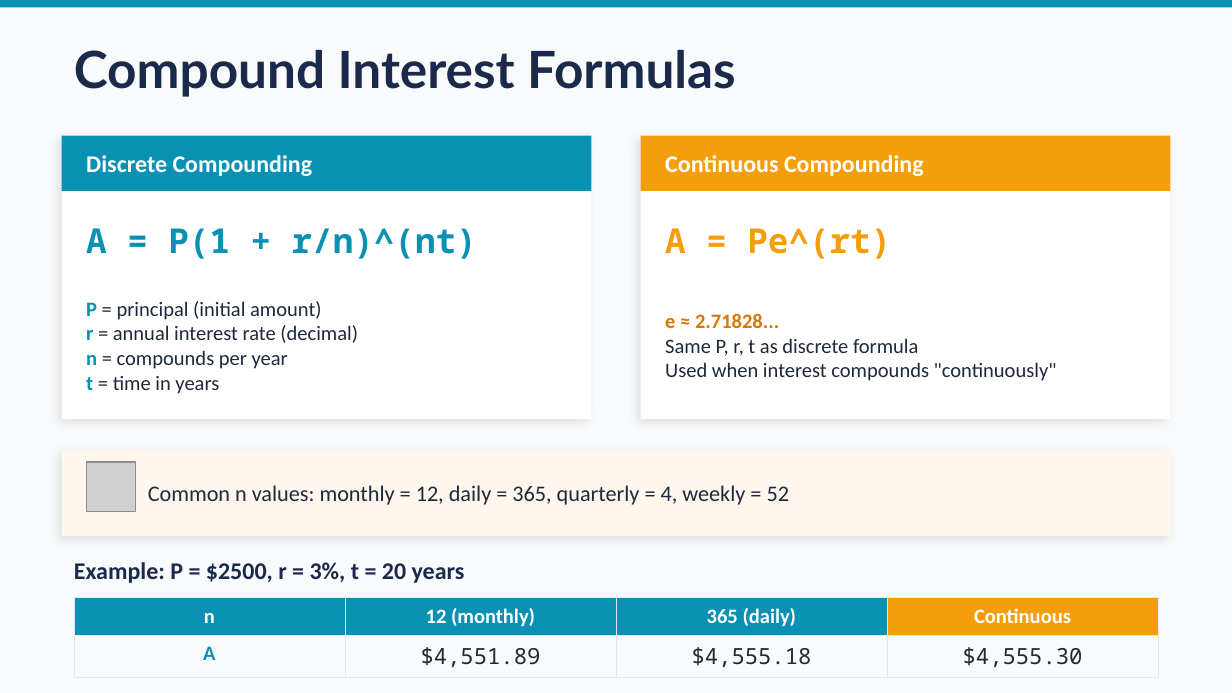
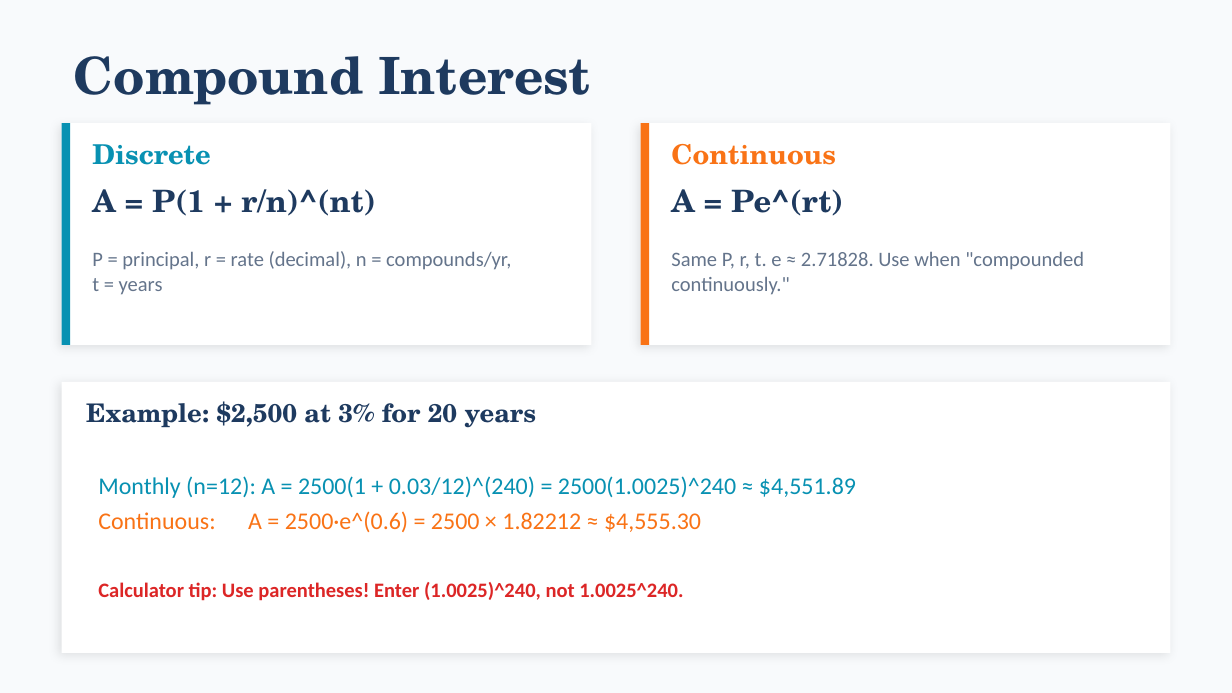
Before and after one commit to andrewhvolk/andrewhvolk.github.io, a slide deck: slide 3 of slides/Math130Unit2E.pptx. Drawn at 1232x693 pixels with LibreOffice and Linux fonts; fonts in the diff are those of the drawing; grey boxes stand for pictures. Boxes give left, top, right and bottom in pixels: in the first picture for what was removed or moved away, otherwise in the second. Text is boxed around its words. In the diff, an @@ line names an element or a change of style, - is before the commit and + after.

```diff
--- a/slides/Math130Unit2E.pptx
+++ b/slides/Math130Unit2E.pptx
@@ rectangle removed at [0, 0, 1232, 7] @@
@@ text at [74, 56, 591, 105]: text changed; font Lato to TeX Gyre Schola; text colour #1B2A4A to #1E3A5F @@
-Compound Interest Formulas
+Compound Interest
@@ rectangle: place and size @@
-rectangle at [62, 136, 591, 419]
+rectangle at [62, 123, 591, 345]
@@ rectangle at [62, 123, 591, 345]: shadow changed @@
@@ rectangle removed at [62, 136, 591, 191] @@
@@ rectangle added at [62, 123, 70, 345], fill #0891B2 @@
@@ text at [92, 144, 211, 165]: text changed; size 14 to 16 pt; font Calibri to TeX Gyre Schola; text colour #FFFFFF to #0891B2 @@
-Discrete Compounding
+Discrete
@@ rectangle at [641, 123, 1170, 345]: shadow changed @@
@@ rectangle: place and size @@
-rectangle at [641, 136, 1170, 419]
+rectangle at [641, 123, 1170, 345]
@@ rectangle removed at [641, 136, 1170, 191] @@
@@ rectangle added at [641, 123, 649, 345], fill #F97316 @@
@@ text at [671, 144, 836, 165]: text changed; size 14 to 16 pt; font Calibri to TeX Gyre Schola; text colour #FFFFFF to #F97316 @@
-Continuous Compounding
+Continuous
@@ text "A = P(1 + r/n)^(nt)": place and size @@
-text "A = P(1 + r/n)^(nt)" at [86, 228, 477, 259]
+text "A = P(1 + r/n)^(nt)" at [92, 189, 375, 216]
@@ text "A = P(1 + r/n)^(nt)" at [92, 189, 375, 216]: size 20 to 18 pt, font Noto Sans Mono to TeX Gyre Schola, text colour #0891B2 to #1E3A5F @@
@@ text "A = Pe^(rt)": place and size @@
-text "A = Pe^(rt)" at [665, 228, 891, 259]
+text "A = Pe^(rt)" at [671, 189, 843, 216]
@@ text "A = Pe^(rt)" at [671, 189, 843, 216]: size 20 to 18 pt, font Noto Sans Mono to TeX Gyre Schola, text colour #F59E0B to #1E3A5F @@
@@ text at [92, 251, 511, 295]: text changed; text colour #1E293B to #64748B @@
-P = principal (initial amount)
-r = annual interest rate (decimal)
-n = compounds per year
-t = time in years
+P = principal, r = rate (decimal), n = compounds/yr, t = years
@@ text at [671, 252, 1084, 295]: text changed; text colour #1E293B to #64748B @@
-e ≈ 2.71828...
-Same P, r, t as discrete formula
-Used when interest compounds "continuously"
+Same P, r, t. e ≈ 2.71828. Use when "compounded continuously."
@@ rectangle: place and size @@
-rectangle at [62, 450, 1170, 536]
+rectangle at [62, 382, 1170, 653]
@@ rectangle at [62, 382, 1170, 653]: fill #FFF7ED to #FFFFFF; shadow changed @@
@@ text added at [86, 401, 537, 428], 15 pt, text #1E3A5F, bold @@
+Example: $2,500 at 3% for 20 years
@@ picture removed at [86, 462, 136, 511] @@
@@ text added at [98, 476, 856, 601], 14 pt, text #0891B2 @@
+Monthly (n=12): A = 2500(1 + 0.03/12)^(240) = 2500(1.0025)^240 ≈ $4,551.89
+Continuous: A = 2500·e^(0.6) = 2500 × 1.82212 ≈ $4,555.30
+Calculator tip: Use parentheses! Enter (1.0025)^240, not 1.0025^240.
@@ text removed at [148, 485, 790, 505] @@
-Common n values: monthly = 12, daily = 365, quarterly = 4, weekly = 52
@@ text removed at [74, 562, 465, 583] @@
-Example: P = $2500, r = 3%, t = 20 years
@@ table removed at [74, 598, 1158, 671], 2 rows, 4 columns @@
-n | 12 (monthly) | 365 (daily) | Continuous
-A | $4,551.89 | $4,555.18 | $4,555.30
```
Also in this commit, not shown: 9 other slides changed, 3 slides added, 15 slides removed, 4 other files.
